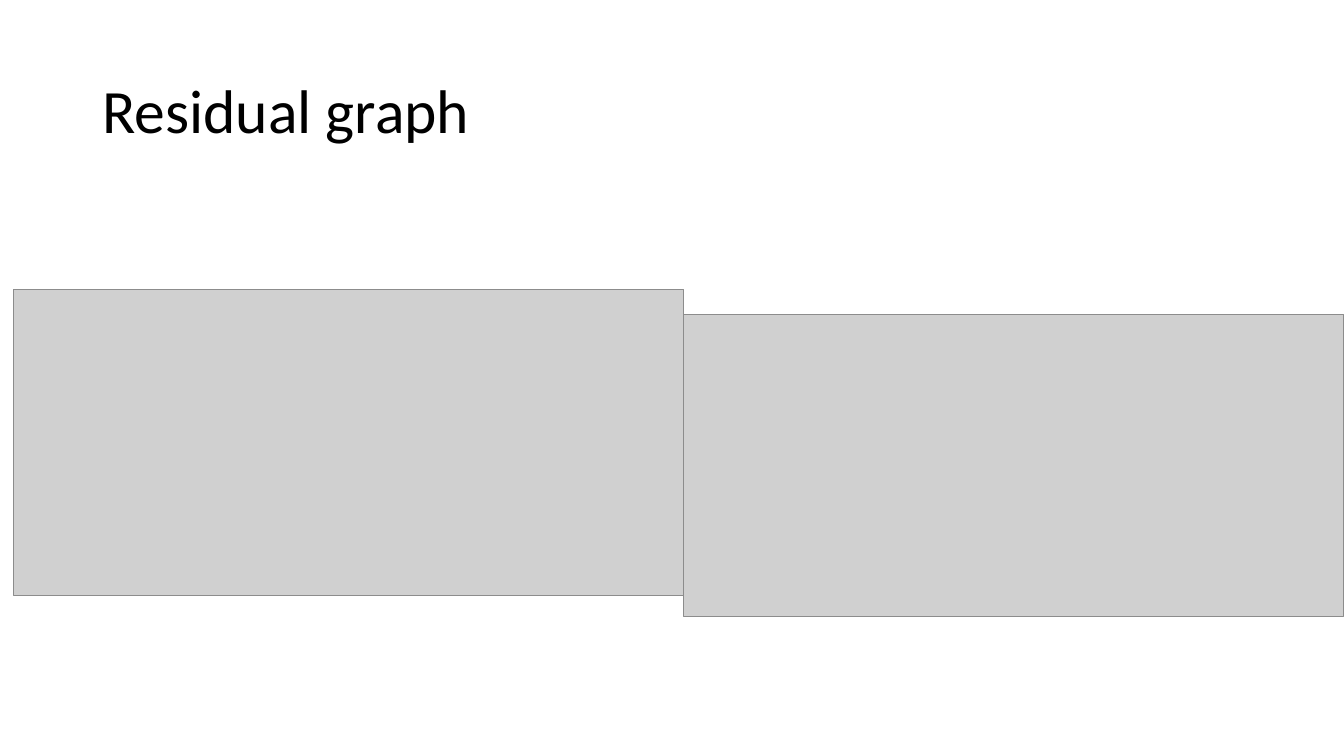
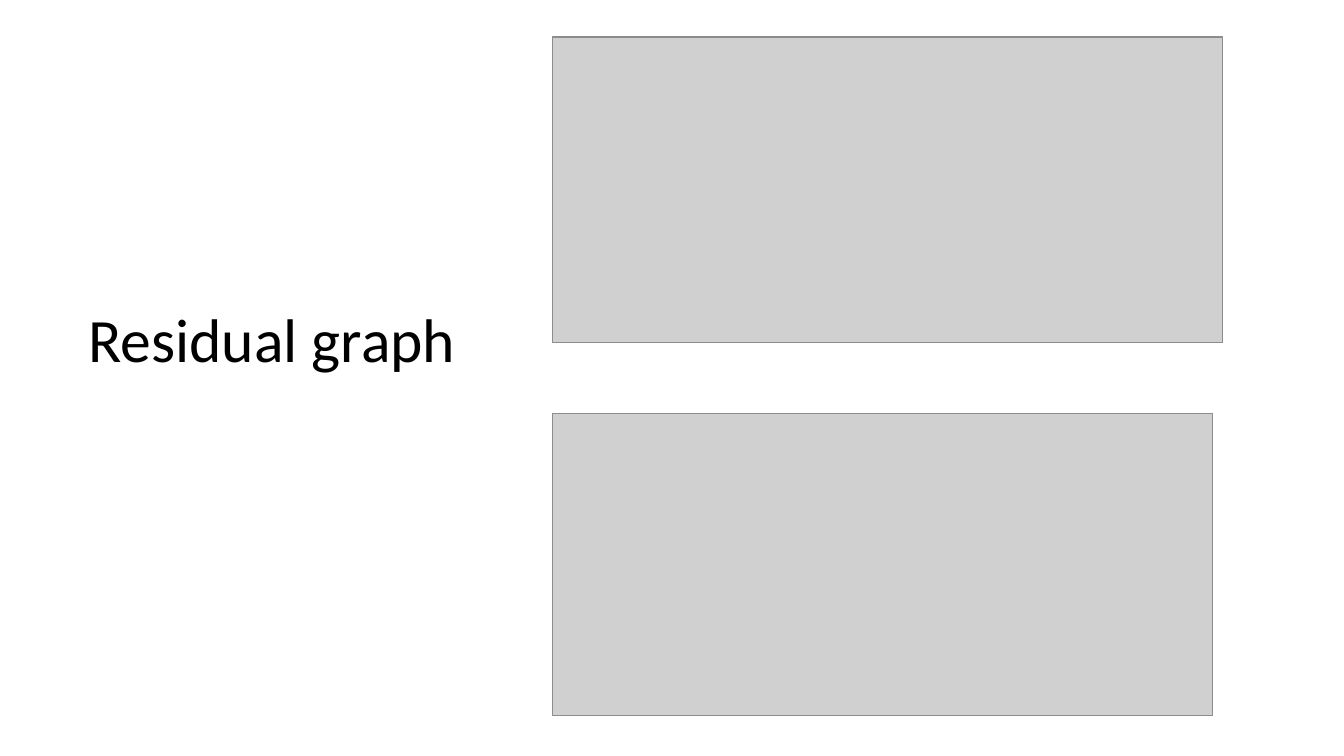
Before and after one commit to LMacPhail/ford-fulkerson, a slide deck: slide 5 of presentation-slides.pptx (slide 4 before the commit). Drawn at 1344x756 pixels with LibreOffice and Linux fonts; fonts in the diff are those of the drawing; grey boxes stand for pictures. Boxes give left, top, right and bottom in pixels: in the first picture for what was removed or moved away, otherwise in the second. Text is boxed around its words. In the diff, an @@ line names an element or a change of style, - is before the commit and + after.

```diff
--- a/presentation-slides.pptx
+++ b/presentation-slides.pptx
@@ picture: place and size @@
-picture at [14, 289, 685, 595]
+picture at [553, 37, 1223, 343]
@@ title "Residual graph": place and size @@
-title "Residual graph" at [102, 90, 469, 144]
+title "Residual graph" at [88, 319, 455, 373]
@@ title "Residual graph" at [88, 319, 455, 373]: alignment left to right @@
@@ picture: place and size @@
-picture at [685, 315, 1344, 617]
+picture at [553, 413, 1213, 716]
```
Also in this commit, not shown: 5 other slides changed, 5 slides added, 2 slides removed, 7 other files.
